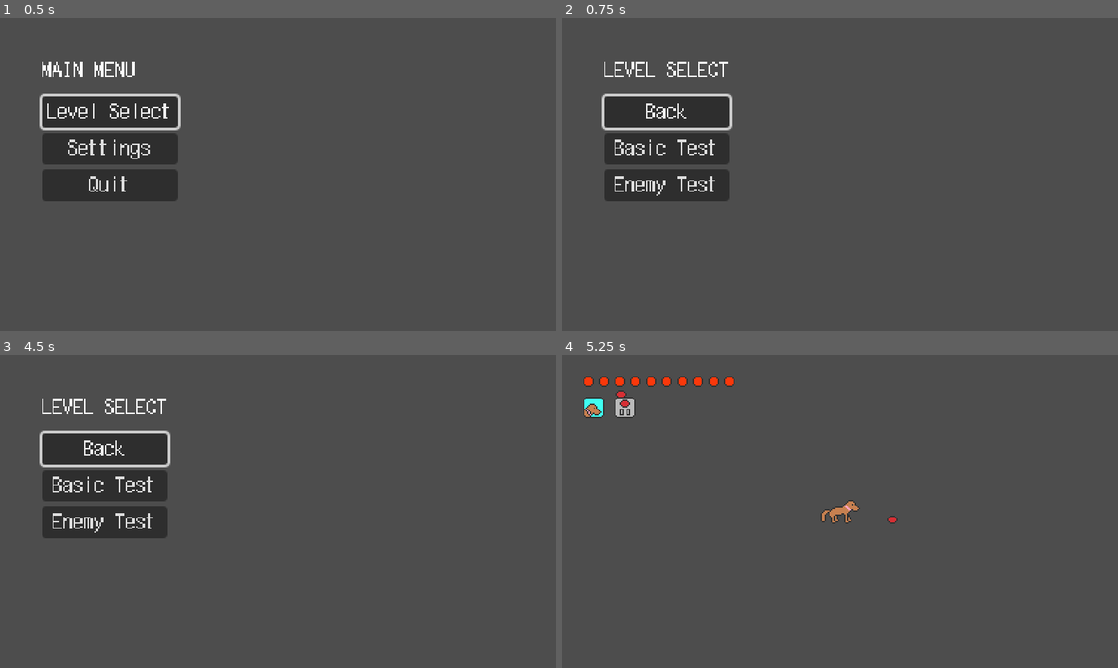
Above: before the commit, frames 1-4 (two rows, left to right).
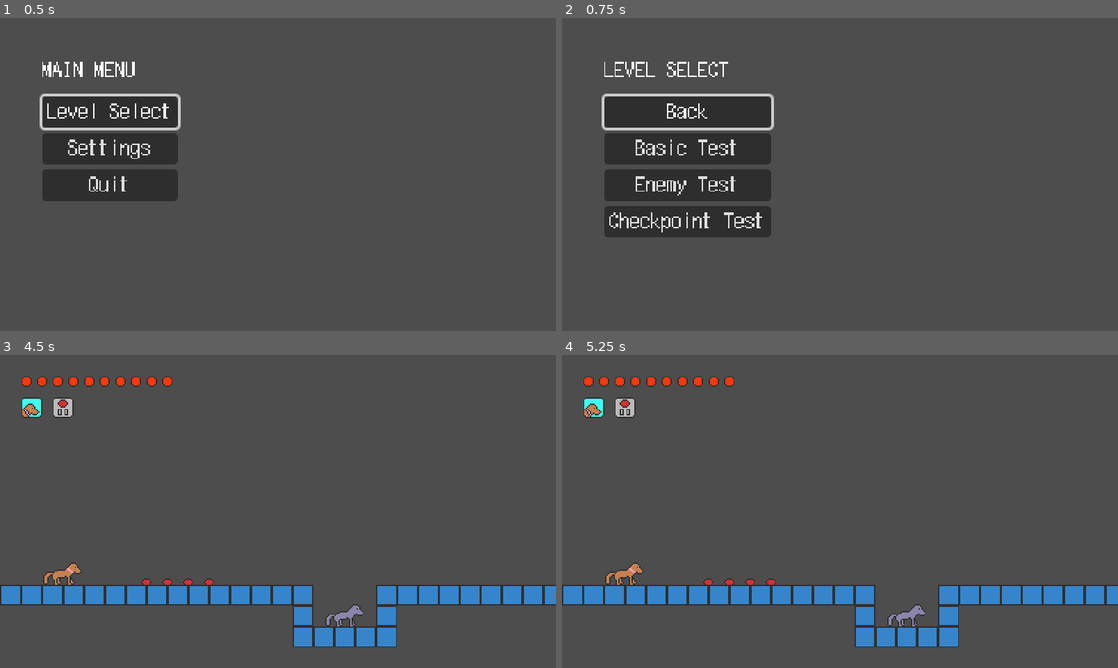
Above: after the commit, the same moments.

Repository: AmossGuy/The-Adventures-of-Gracie
Game: Godot game, scene res://menu.tscn
Two runs of this game, one before a commit and one after it. Both use one fixed random seed, a clock stepped at 60 frames per second and the inputs below.
Inputs (mouse positions are in pixels of both pictures, inside the frame that each line leads up to):
- Up to frame 1 (0.5 s): no input
- Up to frame 2 (0.75 s): click "Level Select" at 0.5 s
- Up to frame 3 (4.5 s): click "Back" at 1.25 s; click "Settings" at 2 s; click "Back" at 2.75 s; tap Enter at 3.5 s; move the mouse to (400, 495) at 3.52 s; hold Right (right) 3.53-4.25 s; tap X (attack) at 3.6 s; click (400, 495) at 3.67 s; tap Z (jump) at 3.77 s; click (127, 558) at 4.25 s, where only the run after the commit has a clickable "Checkpoint Test"
- Up to frame 4 (5.25 s): click (667, 486) at 5 s, where only the run before the commit has a clickable "Basic Test"

Frame 1 is identical in both runs. In frame 2, 6.3% of the frame differs, in the area x 7-39%, y 24-71%; in frame 3, 17%, in the area x 0-100%, y 6-94%; in frame 4, 8.6%.

Commit message:
add checkpoint test to level select

Diff:
--- a/menu.gd
+++ b/menu.gd
@@ -44,6 +44,7 @@
 	add_button("Back", setup_main_menu).grab_focus()
 	add_button("Basic Test", load_level.bind("res://levels/test.tscn"))
 	add_button("Enemy Test", load_level.bind("res://levels/test_enemies.tscn"))
+	add_button("Checkpoint Test", load_level.bind("res://levels/test_checkpoints.tscn"))
 
 func load_level(level: String) -> void:
 	get_tree().paused = false
